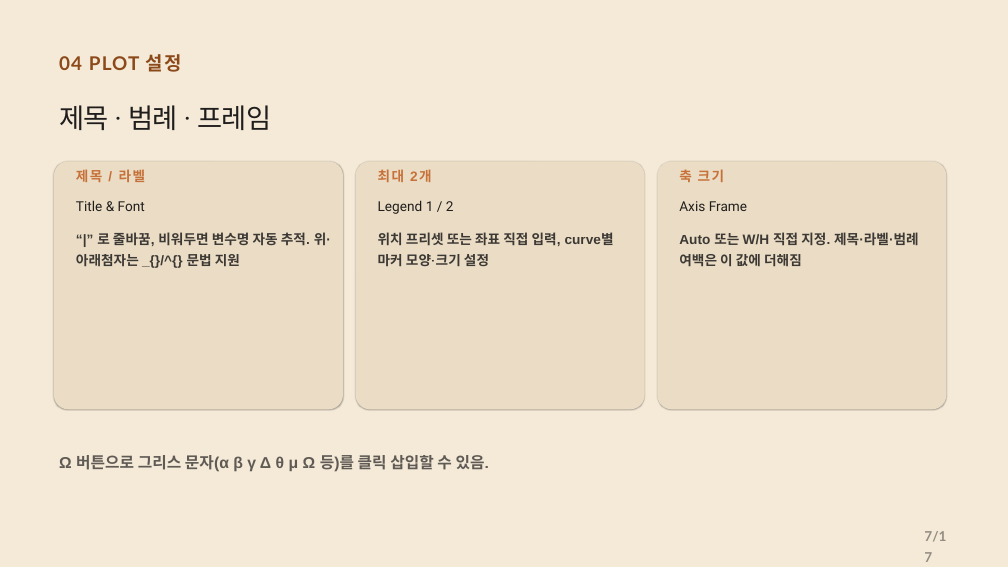
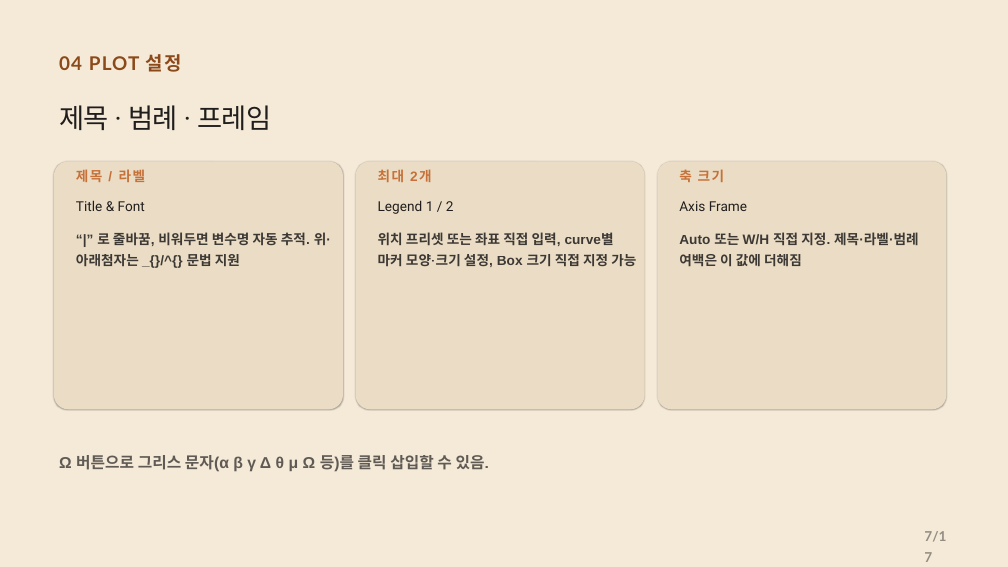
Before and after one commit to CWKIM113/CathPlot_Pub, a slide deck: slide 7 of CathPlot_Deck.pptx. Drawn at 1008x567 pixels with LibreOffice and Linux fonts; fonts in the diff are those of the drawing. Boxes give left, top, right and bottom in pixels: in the first picture for what was removed or moved away, otherwise in the second. Text is boxed around its words. In the diff, an @@ line names an element or a change of style, - is before the commit and + after.

Commit message:
사용설명서·PPTX에 Legend Box W/H 직접 지정 기능 및 최근 수정 내역(blank title, space 가중치, PDF tic, JPG dash 한계 등) 반영

```diff
--- a/CathPlot_Deck.pptx
+++ b/CathPlot_Deck.pptx
@@ text at [378,232,636,267]: text changed @@
-위치 프리셋 또는 좌표 직접 입력, curve별 마커 모양·크기 설정
+위치 프리셋 또는 좌표 직접 입력, curve별 마커 모양·크기 설정, Box 크기 직접 지정 가능
```
Also in this commit, not shown: 1 other slide changed, 1 other file.
